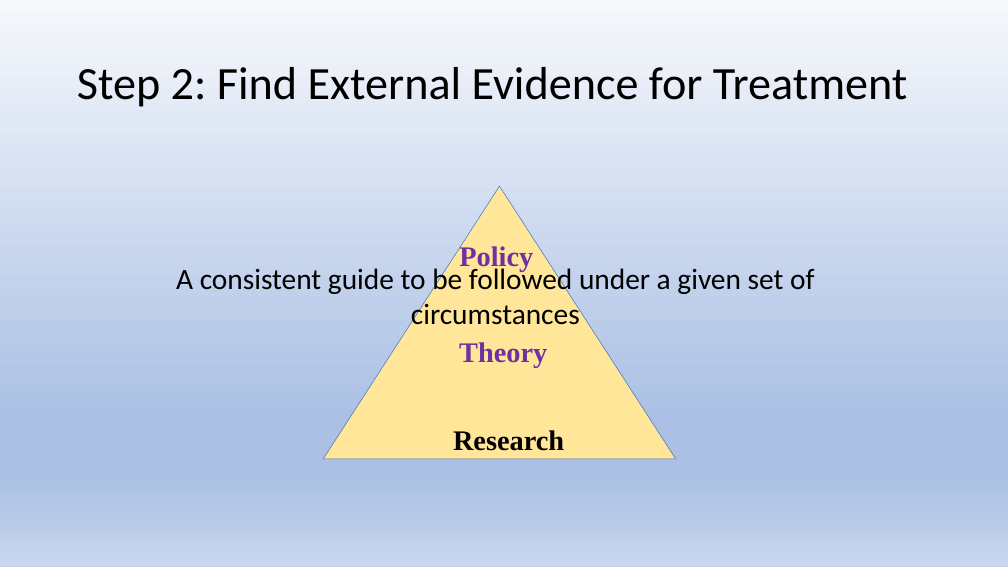
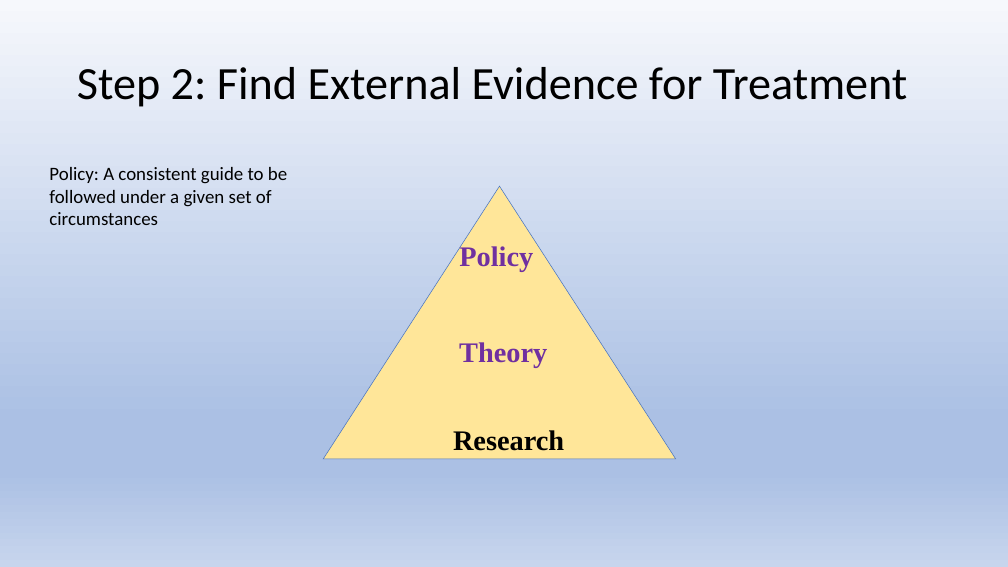
Before and after one commit to Jim-Wright90/cds431_sp22, a slide deck: slide 10 of slides/cds431_week4_2.pptx. Drawn at 1008x567 pixels with LibreOffice and Linux fonts; fonts in the diff are those of the drawing. Boxes give left, top, right and bottom in pixels: in the first picture for what was removed or moved away, otherwise in the second. Text is boxed around its words. In the diff, an @@ line names an element or a change of style, - is before the commit and + after.

```diff
--- a/slides/cds431_week4_2.pptx
+++ b/slides/cds431_week4_2.pptx
@@ text at <box>49,167,287,225</box>: text changed; size 28 to 18 pt @@
-A consistent guide to be followed under a given set of circumstances
+Policy: A consistent guide to be followed under a given set of circumstances
```
Also in this commit, not shown: 6 other slides changed, 1 other file.
